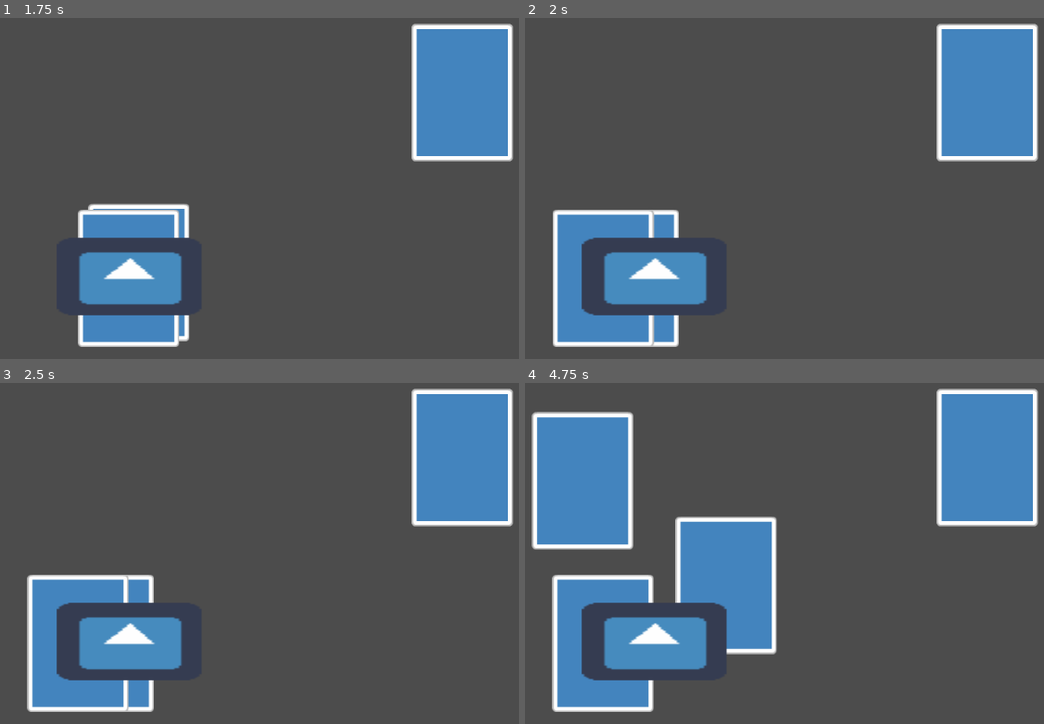
Above: before the commit, frames 1-4 (two rows, left to right).
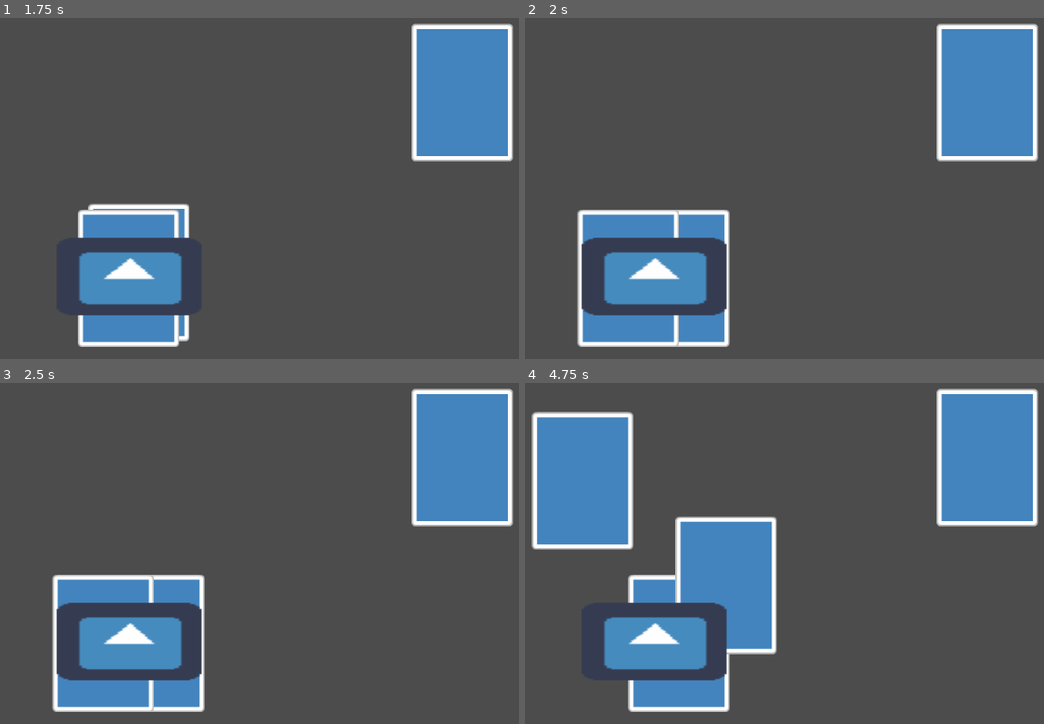
Above: after the commit, the same moments.

Repository: sandorex/ttworld
Game: Godot game, scene res://test_scene.tscn
Two runs of this game, one before a commit and one after it. Both use one fixed random seed, a clock stepped at 60 frames per second and the inputs below. The engine's default icon, where the game draws it, is replaced by a stand-in: a white triangle on a blue panel in a dark square.
Inputs (mouse positions are in pixels of both pictures, inside the frame that each line leads up to):
- Up to frame 1 (1.75 s): tap Enter at 0.5 s; drag from (461, 93) to (129, 277) at 0.52 s; drag from (461, 93) to (129, 277) at 1.27 s
- Up to frame 2 (2 s): no input
- Up to frame 3 (2.5 s): move the mouse to (461, 458) at 2.02 s; click (461, 458) at 2.17 s
- Up to frame 4 (4.75 s): tap Space at 2.75 s; drag from (986, 458) to (602, 642) at 2.77 s; drag from (602, 642) to (727, 584) at 3.52 s; drag from (654, 642) to (582, 475) at 4.27 s

Frame 1 is identical in both runs. In frame 2, 4.5% of the frame differs, in the area x 5-40%, y 56-97%; in frame 3, 4.5%; in frame 4, 6.1%.

Commit message:
Working hand card alignment

Diff:
--- a/scripts/Hand.gd
+++ b/scripts/Hand.gd
@@ -25,17 +25,21 @@
 func reshuffle():
 	var count := len(cards)
 	var z_index = count
-	var pos = -self.card_margin * (count/2)
+	var pos = 0
 
-	# TODO: does not seeme exactly centered
-	#if count % 2 == 0:
-	#	pos += self.card_margin
+	# offset half the cards to center them
+	if count > 1:
+		pos = -self.card_margin * (count / 2)
+
+	# if even number of cards then move it offcenter
+	if count % 2 == 0: #and count != 1:
+		pos += self.card_margin / 2
 
 	for node in cards:
 		node.card_slot_offset.x = pos
 		node.z_index = z_index
 
-		pos += self.card_margin / 2
+		pos += self.card_margin
 		z_index -= 1
 
 # shouldnt there be a better way?
